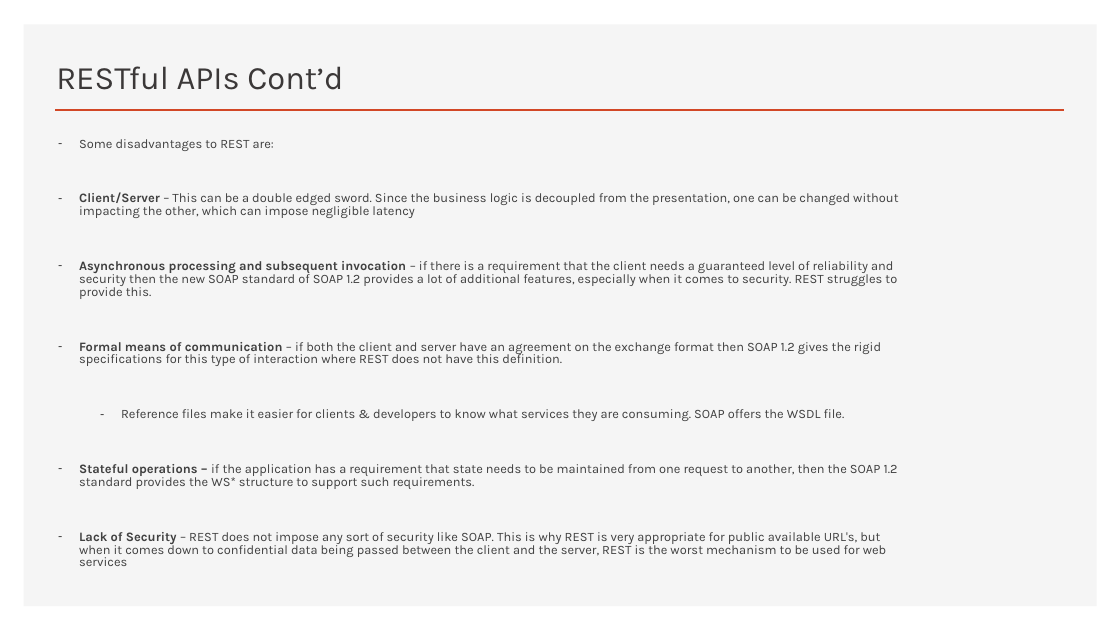
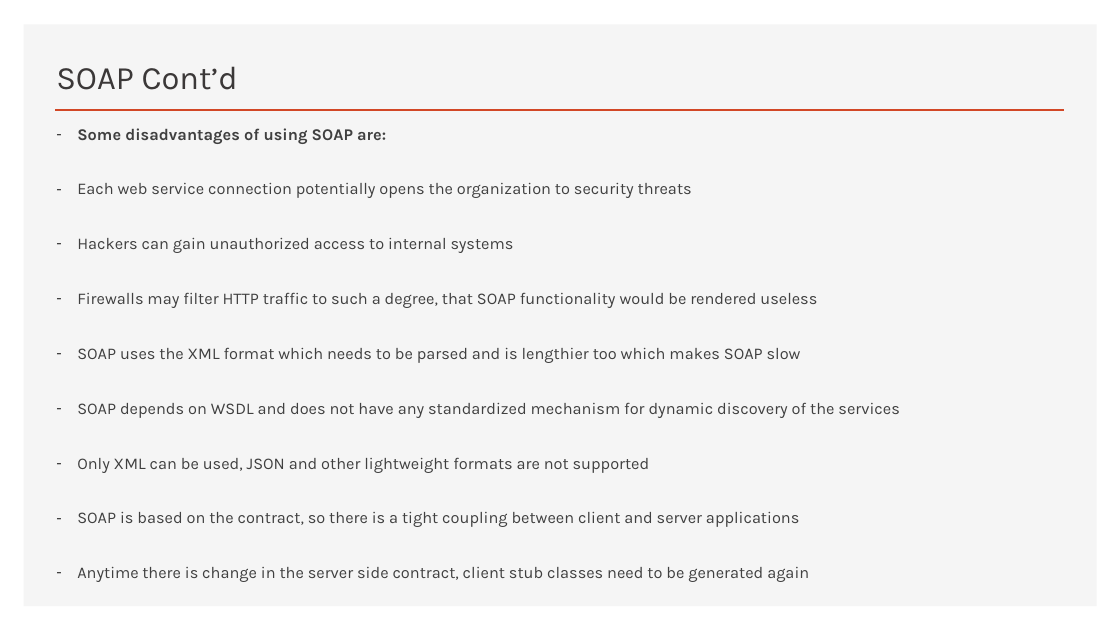
Before and after one commit to erniephillips/erniephillips.github.io, a slide deck: slide 9 of restful-api-presentations/phillips-presentation-week-3.pptx (slide 8 before the commit). Drawn at 1120x630 pixels with LibreOffice and Linux fonts; fonts in the diff are those of the drawing. Boxes give left, top, right and bottom in pixels: in the first picture for what was removed or moved away, otherwise in the second. Text is boxed around its words. In the diff, an @@ line names an element or a change of style, - is before the commit and + after.

Commit message:
modified ppt

```diff
--- a/restful-api-presentations/phillips-presentation-week-3.pptx
+++ b/restful-api-presentations/phillips-presentation-week-3.pptx
@@ title at (x1=56, y1=66, x2=238, y2=90): text changed @@
-RESTful APIs Cont’d
+SOAP Cont’d
@@ text at (x1=77, y1=128, x2=899, y2=582): text changed; size 11 to 14 pt @@
-– Some disadvantages to REST are:
-– Client/Server – This can be a double edged sword. Since the business logic is decoupled from the presentation, one can be changed without impacting the other, which can impose negligible latency
-– Asynchronous processing and subsequent invocation – if there is a requirement that the client needs a guaranteed level of reliability and security then the new SOAP standard of SOAP 1.2 provides a lot of additional features, especially when it comes to security. REST struggles to provide this.
-– Formal means of communication – if both the client and server have an agreement on the exchange format then SOAP 1.2 gives the rigid specifications for this type of interaction where REST does not have this definition.
-  – Reference files make it easier for clients & developers to know what services they are consuming. SOAP offers the WSDL file.
-– Stateful operations – if the application has a requirement that state needs to be maintained from one request to another, then the SOAP 1.2 standard provides the WS* structure to support such requirements.
-– Lack of Security – REST does not impose any sort of security like SOAP. This is why REST is very appropriate for public available URL's, but when it comes down to confidential data being passed between the client and the server, REST is the worst mechanism to be used for web services
+– Some disadvantages of using SOAP are:
+– Each web service connection potentially opens the organization to security threats
+– Hackers can gain unauthorized access to internal systems
+– Firewalls may filter HTTP traffic to such a degree, that SOAP functionality would be rendered useless
+– SOAP uses the XML format which needs to be parsed and is lengthier too which makes SOAP slow
+– SOAP depends on WSDL and does not have any standardized mechanism for dynamic discovery of the services
+– Only XML can be used, JSON and other lightweight formats are not supported
+– SOAP is based on the contract, so there is a tight coupling between client and server applications
+– Anytime there is change in the server side contract, client stub classes need to be generated again
```
Also in this commit, not shown: 5 other slides changed, 3 slides added, 3 slides removed.
